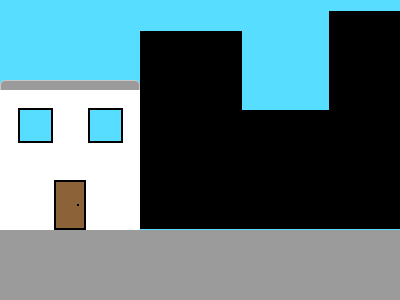
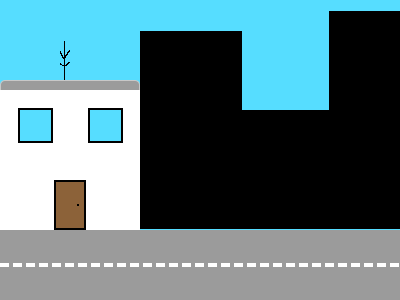
The second 400px x 300px image is a revision of the first. Changes to its layers:
added layer "Layer 5" in group "house1" over bbox(60, 41, 70, 80)
added layer "Layer 4" above "street" over bbox(0, 263, 399, 267)
